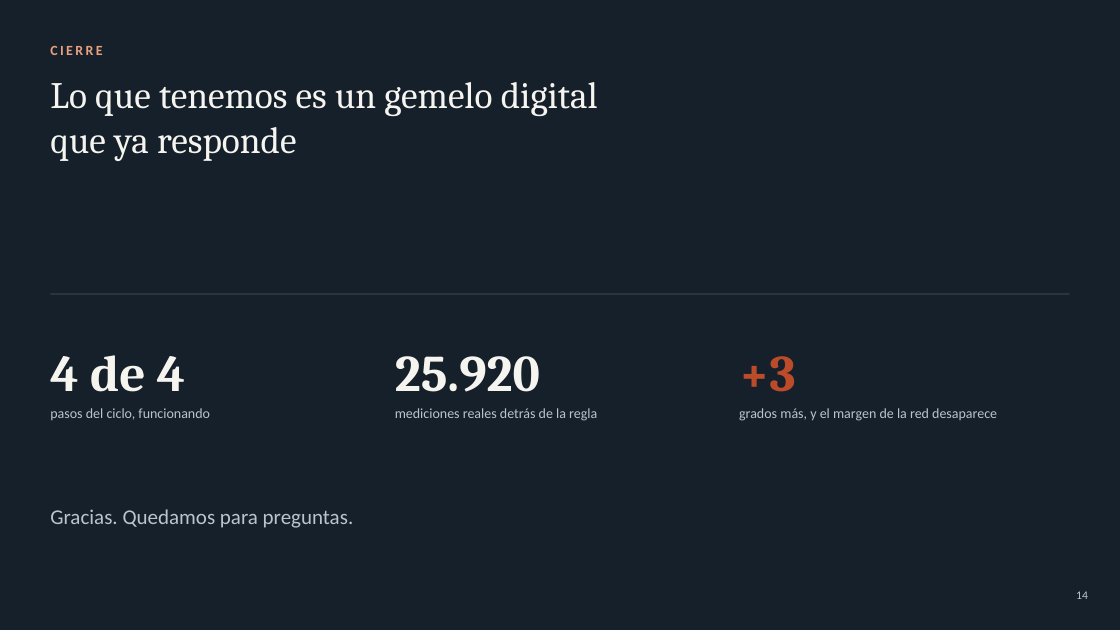
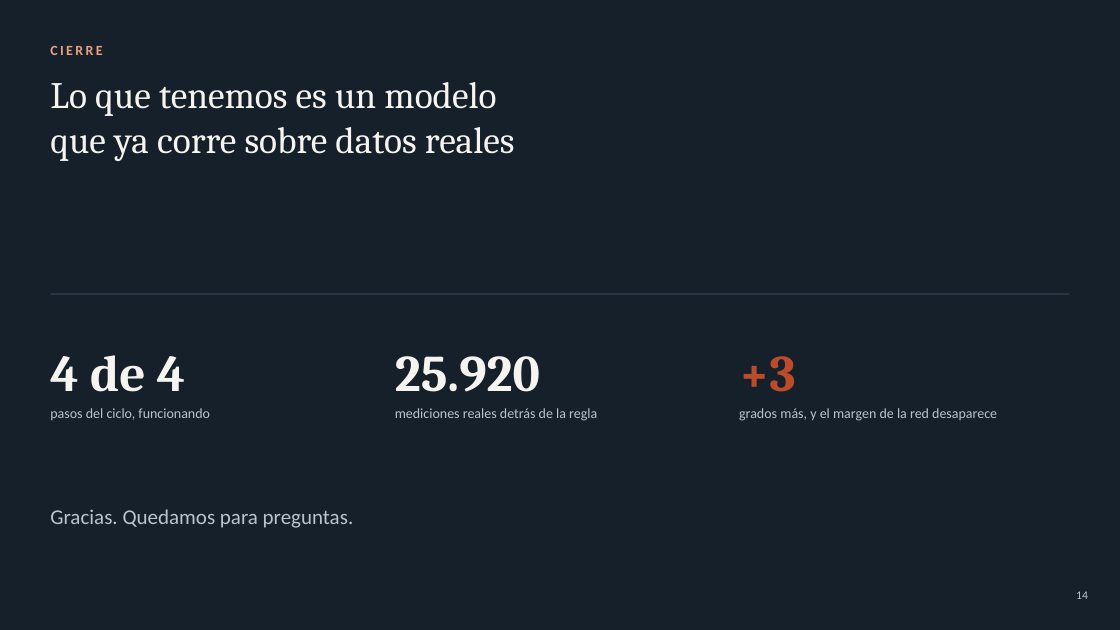
Before and after one commit to MatiasLopezING/Tiempo-Real, a slide deck: slide 14 of TrabajoFinal/presentacion-avance/Apagones-EDELAP-Avance.pptx. Drawn at 1120x630 pixels with LibreOffice and Linux fonts; fonts in the diff are those of the drawing. Boxes give left, top, right and bottom in pixels: in the first picture for what was removed or moved away, otherwise in the second. Text is boxed around its words. In the diff, an @@ line names an element or a change of style, - is before the commit and + after.

```diff
--- a/TrabajoFinal/presentacion-avance/Apagones-EDELAP-Avance.pptx
+++ b/TrabajoFinal/presentacion-avance/Apagones-EDELAP-Avance.pptx
@@ title at (50, 82, 514, 161): text changed @@
-Lo que tenemos es un gemelo digital
-que ya responde
+Lo que tenemos es un modelo
+que ya corre sobre datos reales
```
Also in this commit, not shown: 1 other file.
